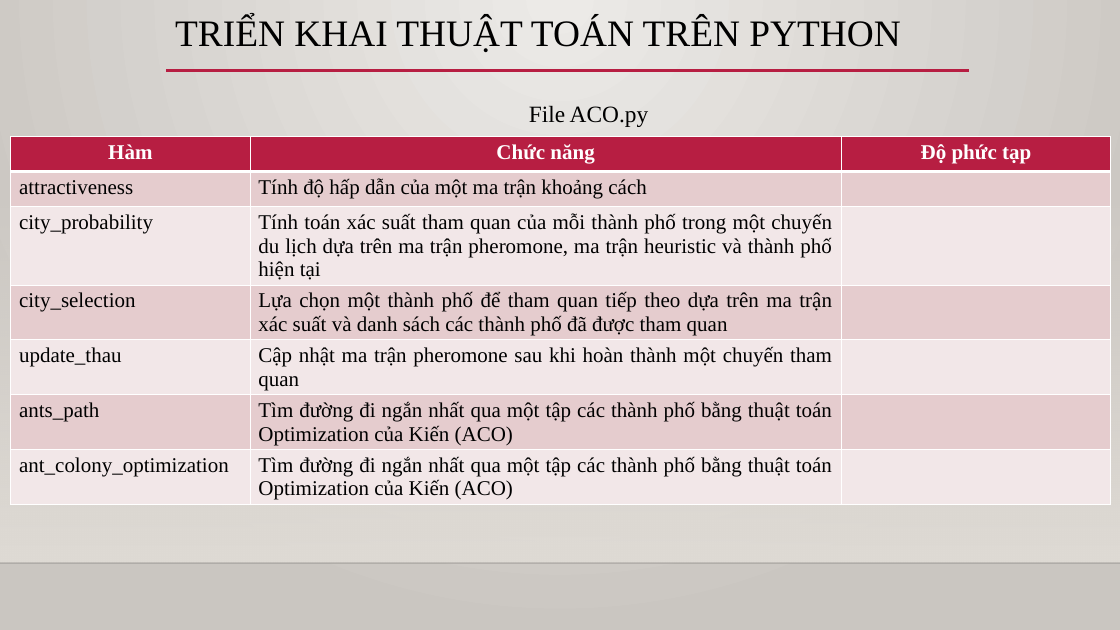
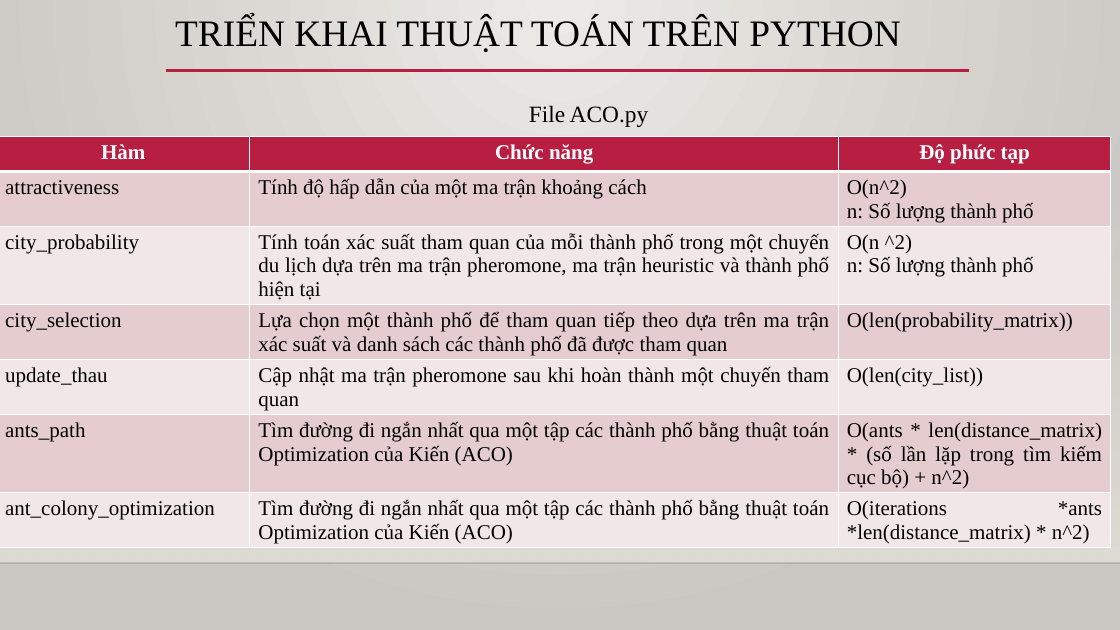
Before and after one commit to maihathm/PTTKGT-midterm, a slide deck: slide 16 of Slide_TT/52000775_52000896_52000092.pptx. Drawn at 1120x630 pixels with LibreOffice and Linux fonts; fonts in the diff are those of the drawing; background and template pictures are left out. Boxes give left, top, right and bottom in pixels: in the first picture for what was removed or moved away, otherwise in the second. Text is boxed around its words. In the diff, an @@ line names an element or a change of style, - is before the commit and + after.

```diff
--- a/Slide_TT/52000775_52000896_52000092.pptx
+++ b/Slide_TT/52000775_52000896_52000092.pptx
@@ table at box(0, 137, 1112, 576) @@
-row 2, column 3: 
+row 2, column 3: O(n^2) / n: Số lượng thành phố
-row 3, column 3: 
+row 3, column 3: O(n ^2) / n: Số lượng thành phố
-row 4, column 3: 
+row 4, column 3: O(len(probability_matrix))
-row 5, column 3: 
+row 5, column 3: O(len(city_list))
-row 6, column 3: 
+row 6, column 3: O(ants * len(distance_matrix) * (số lần lặp trong tìm kiếm cục bộ) + n^2)
-row 7, column 3: 
+row 7, column 3: O(iterations *ants *len(distance_matrix) * n^2)
@@ table: place and size @@
-table at box(11, 137, 1112, 526)
+table at box(0, 137, 1112, 576)
```
Also in this commit, not shown: 2 other slides changed, 6 other files.
